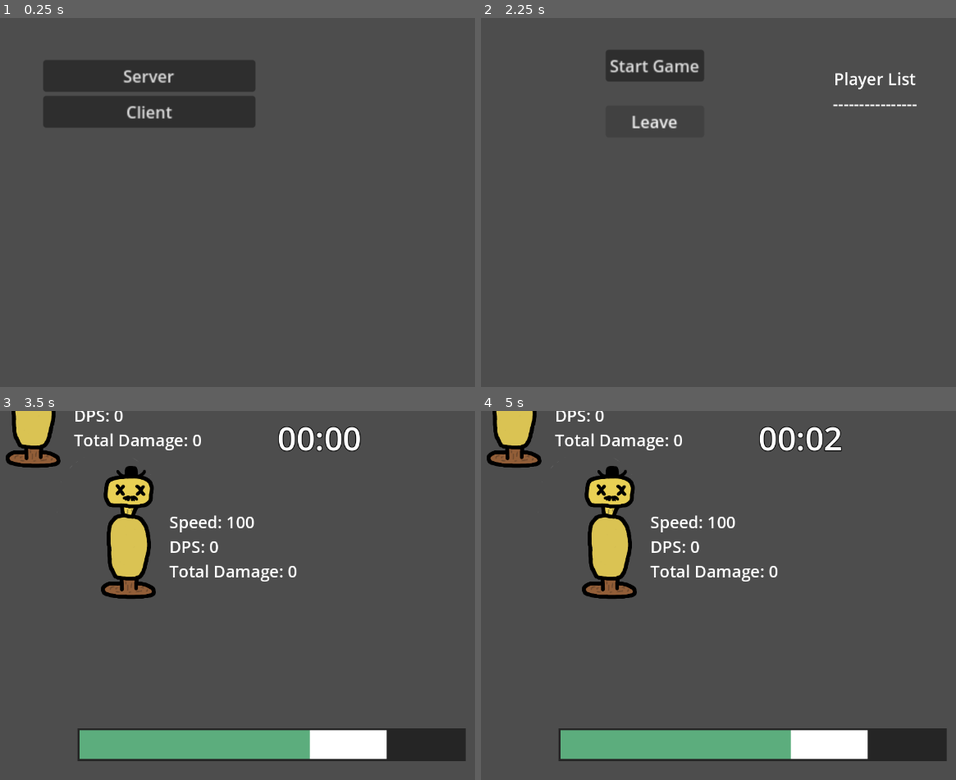
Above: before the commit, frames 1-4 (two rows, left to right).
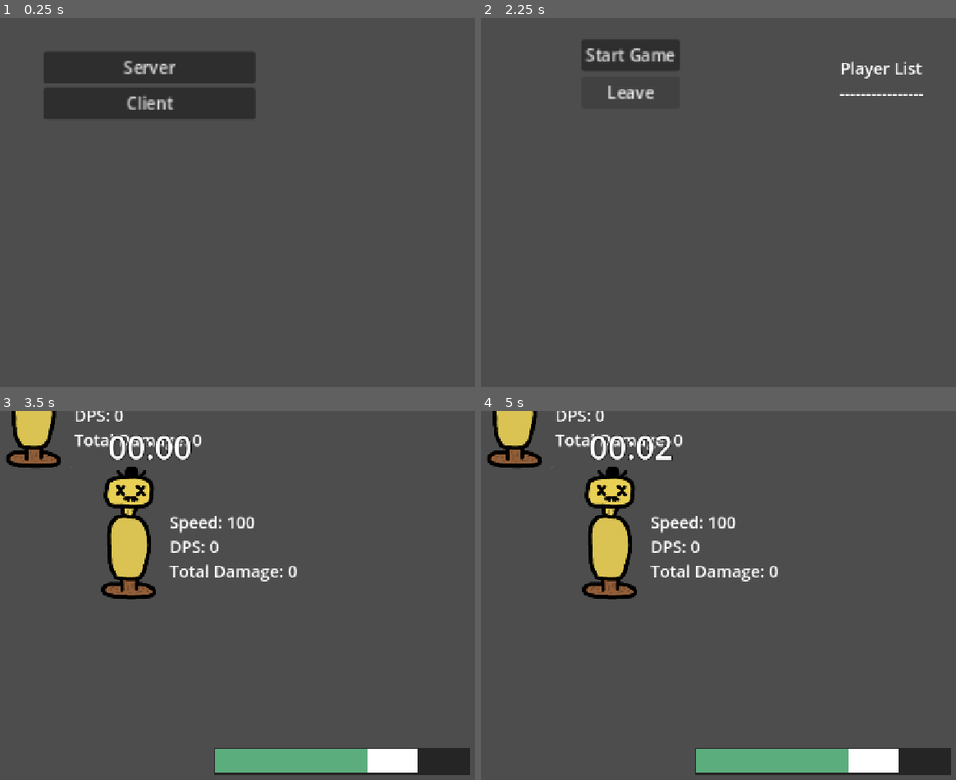
Above: after the commit, the same moments.

Repository: YummyBerry1108/P.A.L
Game: Godot game, scene res://scenes/menu.tscn
The game is run twice, just before and just after one commit, with the same random seed, the same clock (stepped at 60 frames per second) and the same inputs.
Inputs (mouse positions are in pixels of both pictures, inside the frame that each line leads up to):
- Up to frame 1 (0.25 s): no input
- Up to frame 2 (2.25 s): click "Server" at 0.5 s; click "Leave" at 1.25 s; click "Client" at 2 s
- Up to frame 3 (3.5 s): click "Start Game" at 2.75 s
- Up to frame 4 (5 s): tap Enter at 3.5 s; move the mouse to (775, 577) at 3.52 s; hold D (right) 3.53-4.28 s; hold Space (shoot) 3.53-4.28 s; move the mouse to (500, 613) at 4.27 s; hold S (down) from 4.28 s (still down); tap Space (shoot) at 4.35 s

The runs differ from the first frame. In frame 1, 3.3% of the frame differs, in the area x 9-54%, y 9-30%; in frame 2, 2.9%; in frame 3, 11%, in the area x 1-99%, y 0-99%; in frame 4, 11%.

Commit message:
make UI can adjust itself by window size

Diff:
--- a/project.godot
+++ b/project.godot
@@ -24,6 +24,8 @@
 
 window/size/viewport_width=1280
 window/size/viewport_height=720
+window/stretch/mode="canvas_items"
+window/stretch/aspect="expand"
 
 [input]
 
--- a/scenes/lobby.tscn
+++ b/scenes/lobby.tscn
@@ -9,31 +9,39 @@
 script = ExtResource("1_5gu6x")
 
 [node name="PlayerList" parent="." instance=ExtResource("2_5gu6x")]
-layout_mode = 0
-anchors_preset = 0
-anchor_left = 0.0
-anchor_right = 0.0
-offset_left = 999.0
-offset_top = 48.0
-offset_right = 1236.0
-offset_bottom = 141.0
-grow_horizontal = 1
+layout_mode = 1
+anchors_preset = 1
+anchor_left = 1.0
+anchor_right = 1.0
+offset_left = 1011.0
+offset_top = 27.0
+offset_right = 1248.0
+offset_bottom = 120.0
+grow_horizontal = 0
 
 [node name="StartGame" type="Button" parent="."]
-layout_mode = 0
-offset_left = 592.0
-offset_top = 62.0
-offset_right = 688.0
-offset_bottom = 93.0
+layout_mode = 1
+anchors_preset = 5
+anchor_left = 0.5
+anchor_right = 0.5
+offset_left = 544.0
+offset_top = 41.0
+offset_right = 640.0
+offset_bottom = 72.0
+grow_horizontal = 2
 scale = Vector2(2, 2)
 text = "Start Game"
 
 [node name="LeaveLobby" type="Button" parent="."]
-layout_mode = 0
-offset_left = 592.0
-offset_top = 171.0
-offset_right = 688.0
-offset_bottom = 202.0
+layout_mode = 1
+anchors_preset = 5
+anchor_left = 0.5
+anchor_right = 0.5
+offset_left = 544.0
+offset_top = 114.0
+offset_right = 640.0
+offset_bottom = 145.0
+grow_horizontal = 2
 scale = Vector2(2, 2)
 text = "Leave"
 
--- a/scenes/main.tscn
+++ b/scenes/main.tscn
@@ -27,16 +27,27 @@
 [node name="UI" type="CanvasLayer" parent="."]
 
 [node name="HealthBar" parent="UI" instance=ExtResource("8_85g3d")]
-offset_left = 504.0
-offset_top = 623.0
-offset_right = 1253.0
-offset_bottom = 679.0
+anchors_preset = 3
+anchor_left = 1.0
+anchor_top = 1.0
+anchor_right = 1.0
+anchor_bottom = 1.0
+offset_left = -511.0
+offset_top = -60.0
+offset_right = -19.0
+offset_bottom = -15.0
+grow_horizontal = 0
+grow_vertical = 0
 
 [node name="TimeLabel" type="Label" parent="UI"]
-offset_left = 890.0
-offset_top = 8.0
-offset_right = 1019.0
-offset_bottom = 96.0
+anchors_preset = 5
+anchor_left = 0.5
+anchor_right = 0.5
+offset_left = -75.0
+offset_top = 25.0
+offset_right = 77.0
+offset_bottom = 113.0
+grow_horizontal = 2
 text = "Time"
 label_settings = SubResource("LabelSettings_tipki")
 horizontal_alignment = 1
--- a/scenes/menu.tscn
+++ b/scenes/menu.tscn
@@ -4,15 +4,21 @@
 
 [node name="Menu" type="Control"]
 layout_mode = 3
-anchors_preset = 0
+anchors_preset = 5
+anchor_left = 0.5
+anchor_right = 0.5
+grow_horizontal = 2
 script = ExtResource("1_7w7rl")
 
 [node name="VBoxContainer" type="VBoxContainer" parent="."]
-layout_mode = 0
-offset_left = 433.0
-offset_top = 82.0
-offset_right = 640.0
-offset_bottom = 148.0
+layout_mode = 1
+anchors_preset = 1
+anchor_left = 1.0
+anchor_right = 1.0
+offset_left = -207.0
+offset_top = 65.0
+offset_bottom = 131.0
+grow_horizontal = 0
 scale = Vector2(2, 2)
 
 [node name="Server" type="Button" parent="VBoxContainer"]
--- a/scripts/ui/player_list.gd
+++ b/scripts/ui/player_list.gd
@@ -12,6 +12,7 @@
 
 func _on_lobby_player_connected(peer_id: int, player_info: Dictionary) -> void:
 	player_list[peer_id] = player_info
+
 	_change_label()
 
 func _on_lobby_plater_disconnected(peer_id: int) -> void:
@@ -24,6 +25,7 @@
 	Player List
 	----------------
 	"""
-
-	for player_id in player_list:
+	var player_keys: Array = player_list.keys()
+	player_keys.sort()
+	for player_id in player_keys:
 		text += str(player_id) + "\n"
